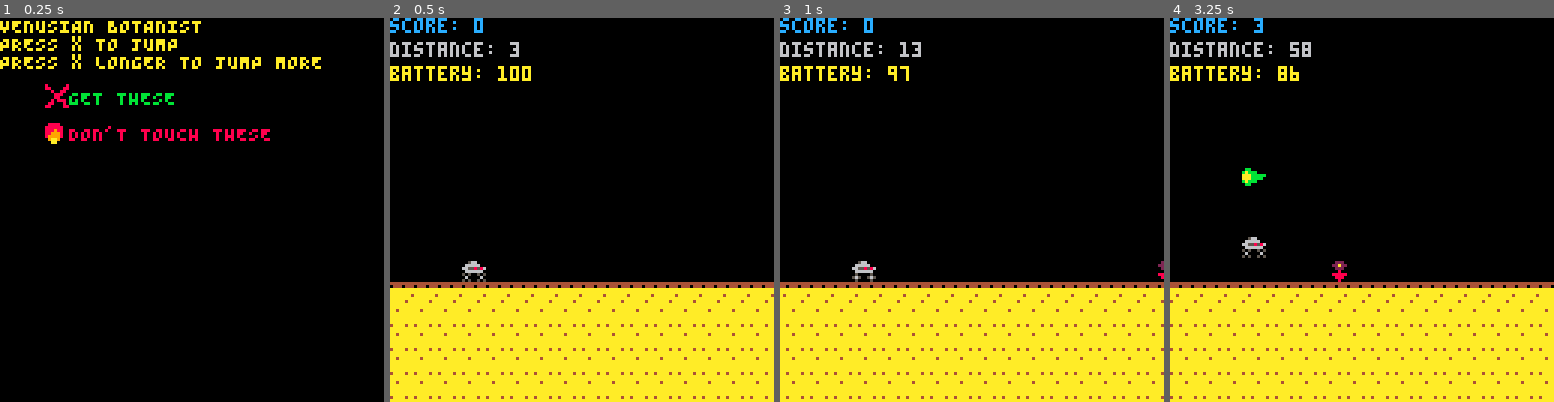
Above: before the commit, frames 1-4 (left to right).
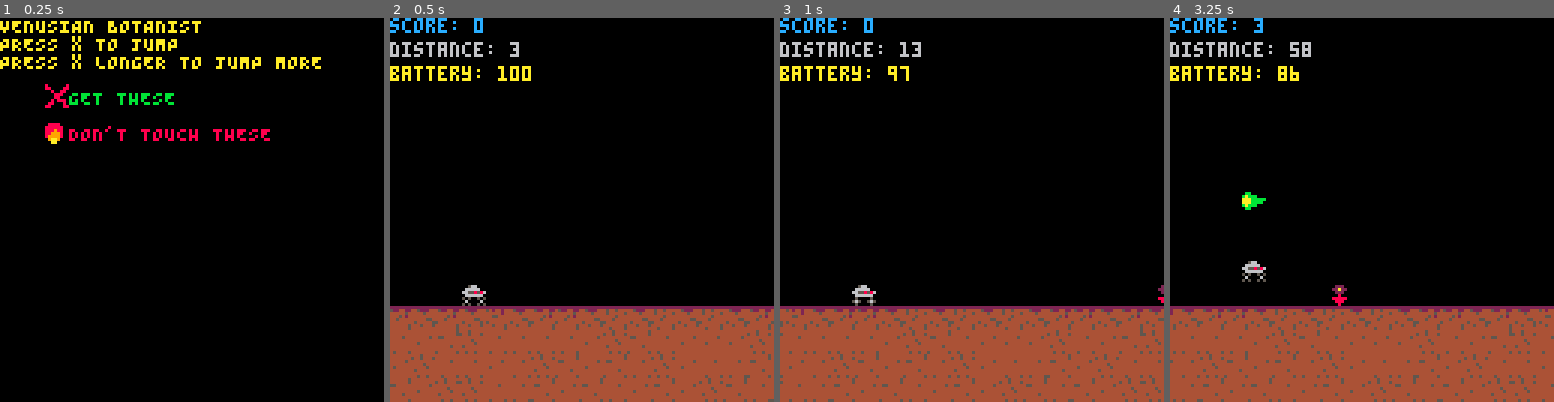
Above: after the commit, the same moments.

Repository: kitasuna/pico8-runner
Game: PICO-8 cartridge scroll.p8
Two runs of this game, one before a commit and one after it. Both use one fixed random seed, a clock stepped at 60 frames per second and the inputs below.
Inputs:
- Up to frame 1 (0.25 s): no input
- Up to frame 2 (0.5 s): tap X (X key) at 0.33 s
- Up to frame 3 (1 s): tap O (Z key) at 0.7 s
- Up to frame 4 (3.25 s): tap X (X key) at 1.07, 1.85, 2.97 s; hold Right 1.6-2.1 s; tap O (Z key) every 0.4 s from 1.7 to 2.9 s; hold Up 2.15-2.42 s; hold Right 2.47-3.03 s; hold Left from 3.08 s (still down)

Frame 1 is identical in both runs. In frame 2, 30% of the frame differs, in the area x 0-100%, y 63-100%; in frame 3, 30%; in frame 4, 31%, in the area x 0-100%, y 39-100%.

Commit message:
Update ground height and map tiles

Diff:
--- a/scroll.p8
+++ b/scroll.p8
@@ -7,7 +7,7 @@
 map_x = 0
 
 -- y coord of ground
-GROUND_Y = 80
+GROUND_Y = 88
 
 -- how many points per flower
 POINTS_PER_FLOWER = 3
@@ -129,7 +129,7 @@
   while current_distance < max_distance do
     local interval = low_end + flr(rnd(high_end - low_end))
     local next_obstacle = interval + current_distance
-    local heights = {76, 76, 76, 62, 48}
+    local heights = {GROUND_Y - 4, GROUND_Y - 4, GROUND_Y - 4, GROUND_Y - 16, GROUND_Y - 32}
     local velocities = {2, 2, 4, 4, 8}
     local height_idx = flr(rnd(#heights)) + 1
     add(obstacles, { x = next_obstacle, y = heights[height_idx], v = 2})
@@ -301,8 +301,9 @@
 
 function drw_game()
   cls(0)
-  map(0,0,map_x,0,16,16)
-  map(0,0,map_x+128,0,16,16)
+  -- draw map twice so it loops
+  map(0,0,map_x,8,16,16)
+  map(0,0,map_x+128,8,16,16)
 
   print("score: "..player.score, 0, 0, CLR_BLU)
   print("distance: "..game_state.distance, 0, 8, CLR_GRY)
@@ -319,8 +320,8 @@
 
 function drw_lvlup()
   cls(0)
-  map(0,0,map_x,0,16,16)
-  map(0,0,map_x+128,0,16,16)
+  map(0,0,map_x,8,16,16)
+  map(0,0,map_x+128,8,16,16)
 
   print("score: "..player.score, 0, 0, CLR_BLU)
   print("distance: "..game_state.distance, 0, 8, CLR_GRY)
@@ -444,13 +477,13 @@
 0000000000000000000000000000000000000000000000000000000000000000000000000000000000000000000000000000000000000000000000000000000000000000000000000000000000000000000000000000000000000000000000000000000000000000000000000000000000000000000000000000000000000000
 0000000000000000000000000000000000000000000000000000000000000000000000000000000000000000000000000000000000000000000000000000000000000000000000000000000000000000000000000000000000000000000000000000000000000000000000000000000000000000000000000000000000000000
 0000000000000000000000000000000000000000000000000000000000000000000000000000000000000000000000000000000000000000000000000000000000000000000000000000000000000000000000000000000000000000000000000000000000000000000000000000000000000000000000000000000000000000
-0202020202020202020202020202020200000000000000000000000000000000000000000000000000000000000000000000000000000000000000000000000000000000000000000000000000000000000000000000000000000000000000000000000000000000000000000000000000000000000000000000000000000000
-0101010101010101010101010101010100000000000000000000000000000000000000000000000000000000000000000000000000000000000000000000000000000000000000000000000000000000000000000000000000000000000000000000000000000000000000000000000000000000000000000000000000000000
-0101010101010101010101010101010100000000000000000000000000000000000000000000000000000000000000000000000000000000000000000000000000000000000000000000000000000000000000000000000000000000000000000000000000000000000000000000000000000000000000000000000000000000
-0101010101010101010101010101010100000000000000000000000000000000000000000000000000000000000000000000000000000000000000000000000000000000000000000000000000000000000000000000000000000000000000000000000000000000000000000000000000000000000000000000000000000000
-0101010101010101010101010101010100000000000000000000000000000000000000000000000000000000000000000000000000000000000000000000000000000000000000000000000000000000000000000000000000000000000000000000000000000000000000000000000000000000000000000000000000000000
-…(5 lines of a section not shown)…
+4343414341404143434142414241424100000000000000000000000000000000000000000000000000000000000000000000000000000000000000000000000000000000000000000000000000000000000000000000000000000000000000000000000000000000000000000000000000000000000000000000000000000000
+5351505253515151515053525150505000000000000000000000000000000000000000000000000000000000000000000000000000000000000000000000000000000000000000000000000000000000000000000000000000000000000000000000000000000000000000000000000000000000000000000000000000000000
+5250535151505153525052515350515100000000000000000000000000000000000000000000000000000000000000000000000000000000000000000000000000000000000000000000000000000000000000000000000000000000000000000000000000000000000000000000000000000000000000000000000000000000
+5152505353515152505251505250535200000000000000000000000000000000000000000000000000000000000000000000000000000000000000000000000000000000000000000000000000000000000000000000000000000000000000000000000000000000000000000000000000000000000000000000000000000000
+5053535150525252525050505053515300000000000000000000000000000000000000000000000000000000000000000000000000000000000000000000000000000000000000000000000000000000000000000000000000000000000000000000000000000000000000000000000000000000000000000000000000000000
+…(5 lines of a section not shown)…
Not shown, changed: 32 lines of the sprite sheet (__gfx__) section of scroll.p8
